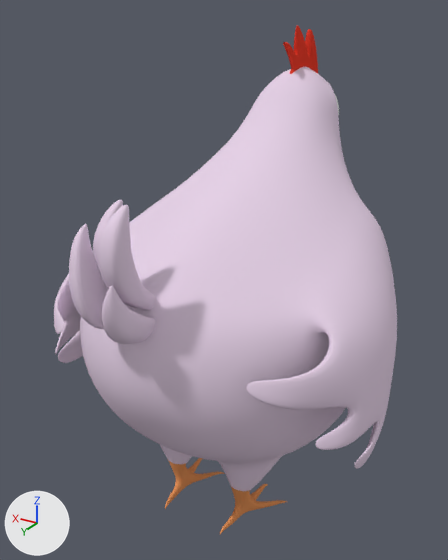
The Blender file Assets/Models/Game Characters/spaceChicken_animations.blend: old version first, new version second.
Both versions are drawn from a 50 mm lens placed at (-0.772, 1.25, 1.366), pointed at (0.033, -0.092, 0.695). Every picture has the same lights, and +X, +Y and +Z are marked at lower left.
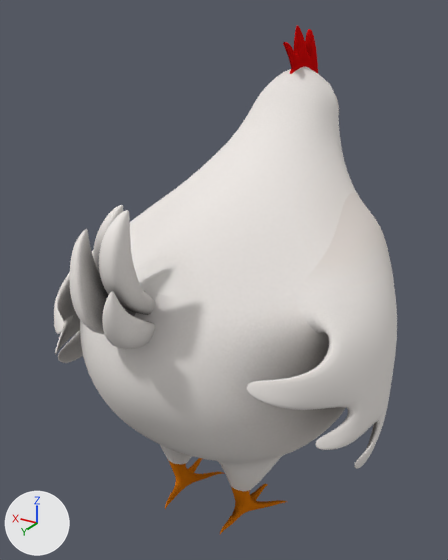
Changed parts and their boxes (x1, y1, x2, y2) in the pictures (448 x 560 px; the box of a moved part takes in the faces that stretch with it):
'Cube', surface changed, reshaped
    both: (54, 26, 397, 534)
part 1 of me_cube, moved or reshaped
    before: (69, 200, 156, 344)
    after: (69, 205, 155, 349)

The change, as a diff of the scene's bpy script:
```diff
--- a/Assets/Models/Game Characters/spaceChicken_animations.blend.py
+++ b/Assets/Models/Game Characters/spaceChicken_animations.blend.py
@@ img_chicken_texture_png @@
+img_chicken_texture_png = load_image('chicken_texture.png', '../../Textures/CharacterTextures/chicken_texture.png', 1024, 1024, 'sRGB')
@@ mat_feathers @@
 mat_feathers = diffuse_material('feathers')
-mat_feathers.base_color = (0.791, 0.644, 0.799)  # white #e6d2e7
+mat_feathers.texture = img_chicken_texture_png
@@ me_cube @@
 me_cube.from_pydata(...)  # 993 vertices, 989 faces; spans x -0.9..0.9, y -1.05..1.15, z -1.1..1.34
 # used by ob_cube; location = (-0.001, -0.134, 0.628); scale = (0.53, 0.53, 0.53)
+# me_cube part 1: the loose piece of 189 vertices spanning x -0.13..0.17, y 0.73..1.15, z 0.18..0.78 is moved by (0.0, 0.0, -0.02)
+# me_cube part 2: texture (UV) coordinates changed
 me_cube.materials.append(mat_feathers)
```
